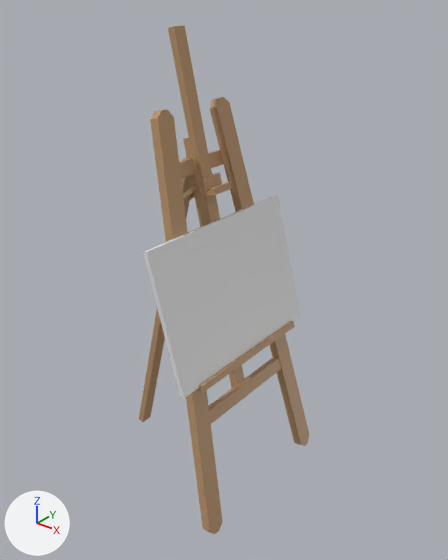
What one commit did to the FBX model Assets/Modelings/art-studio/source/easel.fbx.
One viewpoint serves both versions: a camera (50 mm lens) standing at (2.19, -3.25, 3.77) and looking at (-0.5, 0.11, 1.69). Arrows for +X, +Y and +Z are at lower left; the lights stay in place. Where no turn or scale is listed for an object, it has been applied to the vertices.
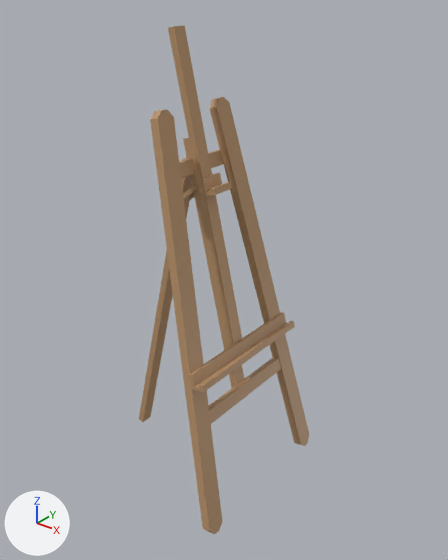
Patch to the scene script:
```diff
--- a/Assets/Modelings/art-studio/source/easel.fbx.py
+++ b/Assets/Modelings/art-studio/source/easel.fbx.py
@@ me_cube_001 @@
 me_cube_001.from_pydata(...)  # 160 vertices, 136 faces; spans x -1.4..0.03, y -0.73..0.73, z -0.01..3.5
 # used by ob_cube_027; location = (0.0, 0.0, 0.0)
+# me_cube_001 part 1: the loose piece of 8 vertices spanning x -0.48..-0.17, y -0.73..0.73, z 1.21..2.22 is deleted
 me_cube_001.materials.append(mat_tahta_001)
-me_cube_001.materials.append(mat_beyaz_001)  # white #e7e7e7
```

Changed parts and their boxes (x1, y1, x2, y2) in the pictures (448 x 560 px):
part 1 of me_cube_001, deleted: before (143, 195, 301, 398)
